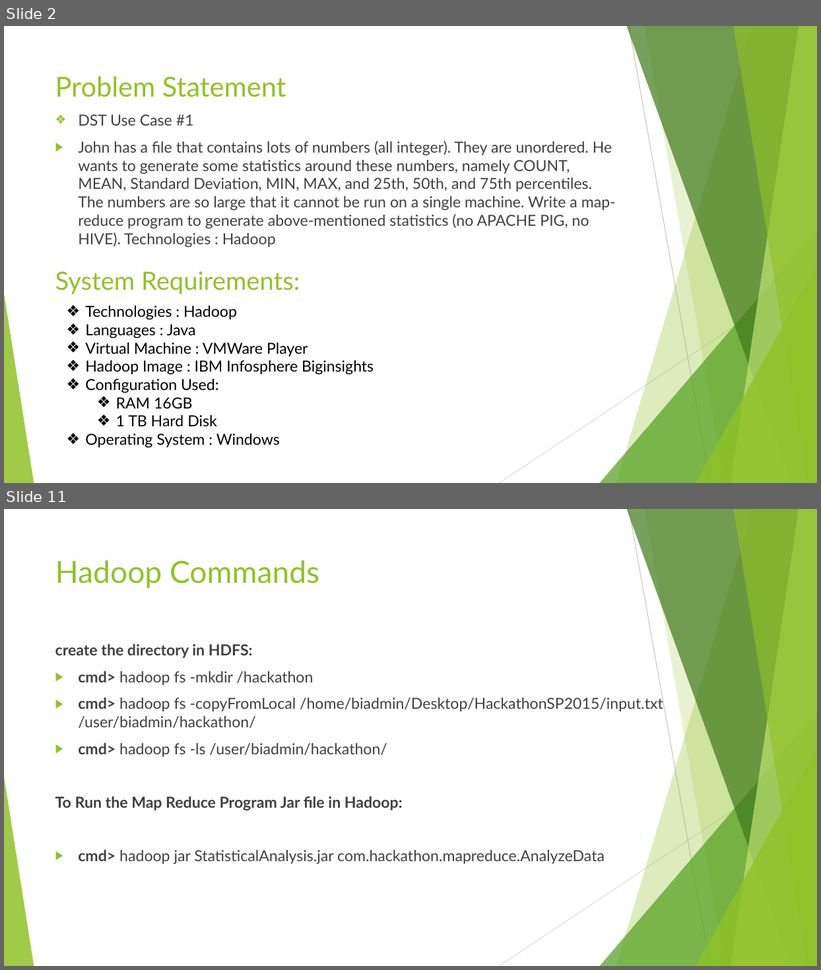
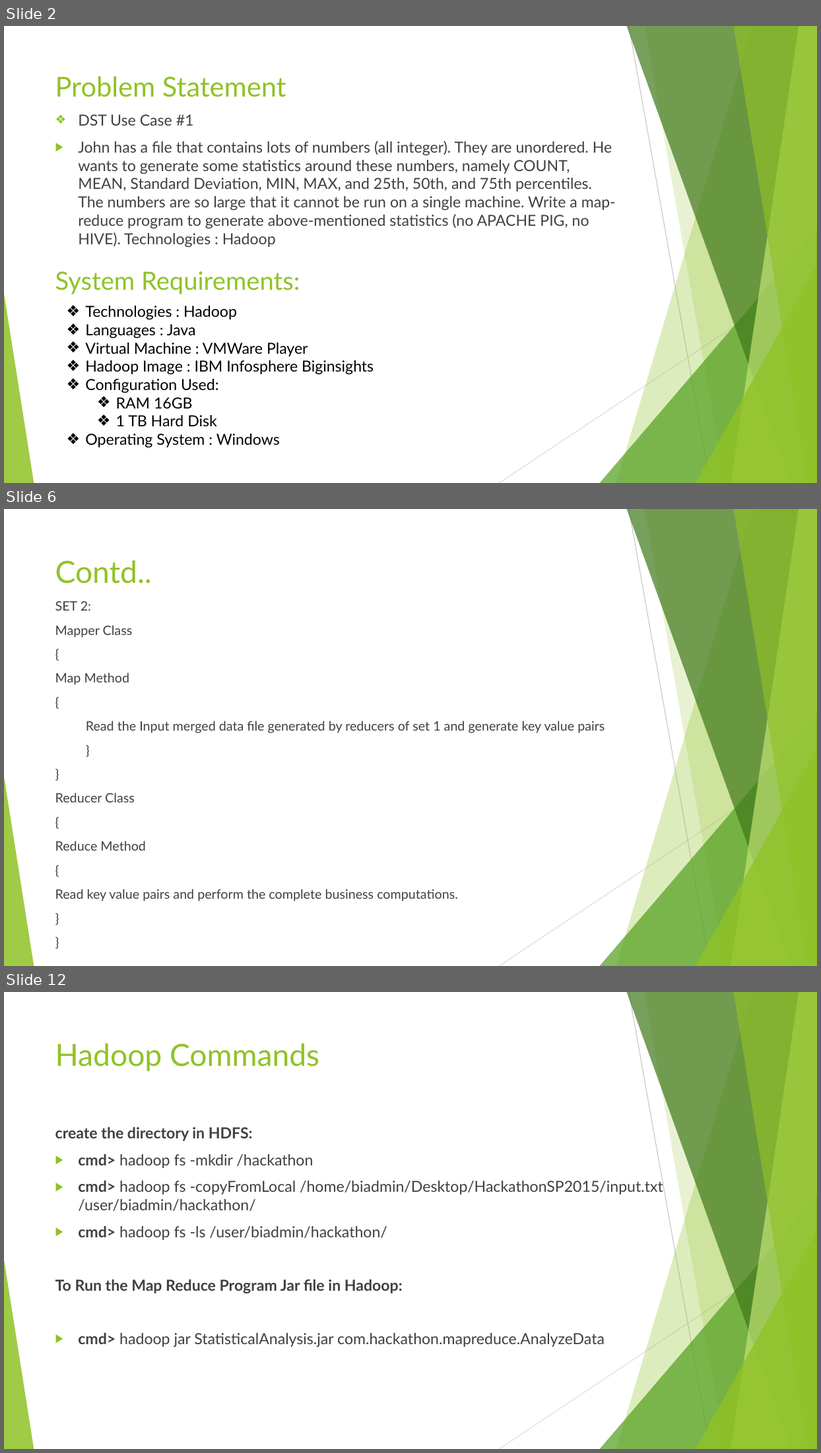
Before and after one commit to srikarreddy-m/CS551-ASE, a slide deck: HackBattleSP15/documentation/ASE Hackathon.pptx. Shown one above the other, each under a label of ours: slides 2 and 11 before the commit, slides 2, 6 and 12 after it; the slides between them are not shown. The pictures are 821x970 and 821x1453 pixels, drawn with LibreOffice and Linux fonts; fonts in the diff are those of the drawing. Boxes give left, top, right and bottom in pixels: in the first picture for what was removed or moved away, otherwise in the second. Text is boxed around its words. In the diff, an @@ line names an element or a change of style, - is before the commit and + after.

```diff
--- a/HackBattleSP15/documentation/ASE Hackathon.pptx
+++ b/HackBattleSP15/documentation/ASE Hackathon.pptx
@@ slide 6 added at box(4, 509, 817, 966), background #FFFFFF; not listed: 10 template elements that a slide beside it also shows @@
@@ title added at box(55, 560, 152, 584), 36 pt, text #90C226 @@
+Contd..
@@ text added at box(55, 601, 605, 902), 15.3 pt, text #404040 @@
+SET 2:
+Mapper Class
+{
+Map Method
+{
+Read the Input merged data file generated by reducers of set 1 and generate key value pairs
+}
+}
+Reducer Class
+{
+Reduce Method
+{
+Read key value pairs and perform the complete business computations.
+}
+}
@@ what was slide 11 is now slide 12 @@
```
Also in this commit, not shown: 9 slides changed, 1 other file.
